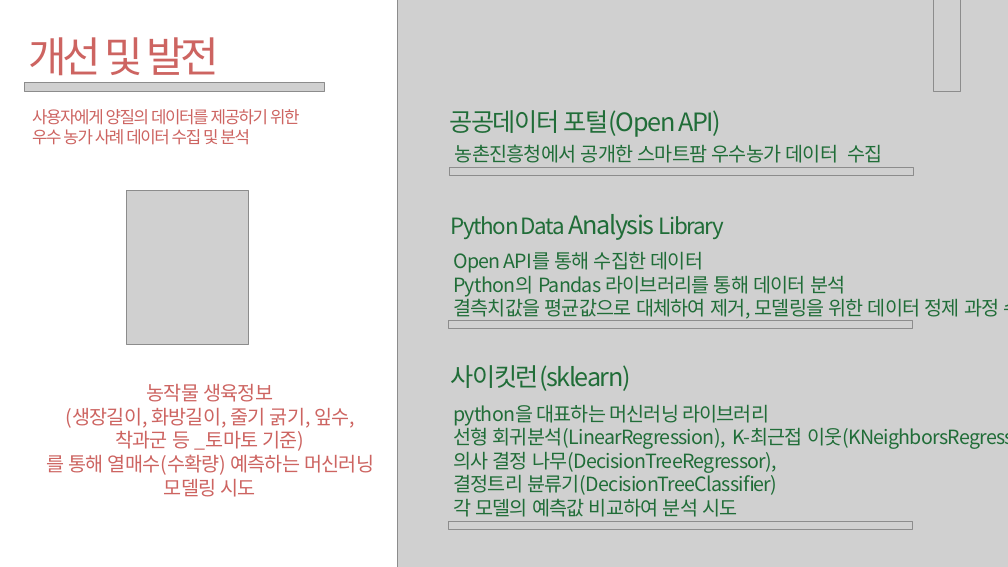
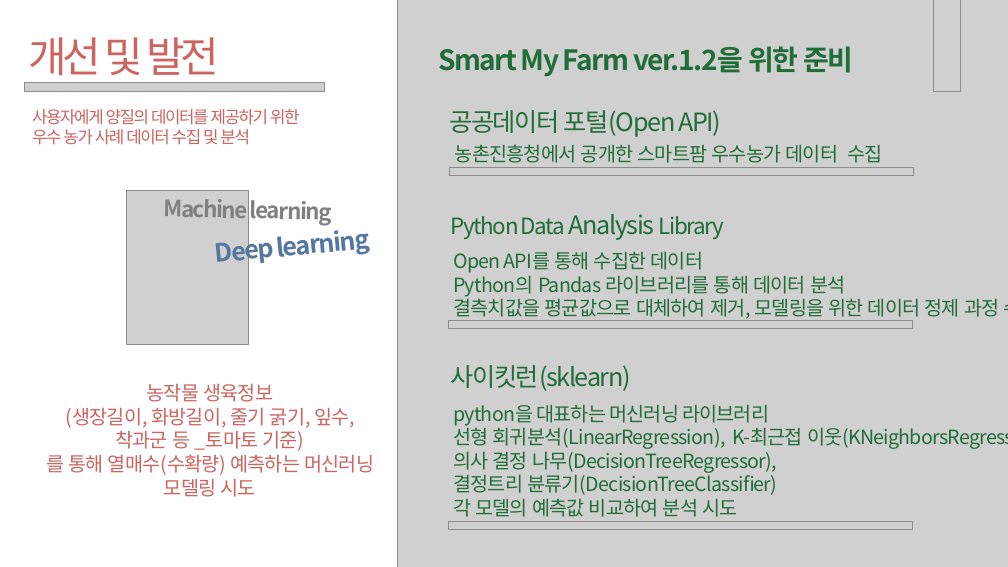
Before and after one commit to hanYijin/portfolio_2021, a slide deck: slide 28 of smartForm.pptx (slide 24 before the commit). Drawn at 1008x567 pixels with LibreOffice and Linux fonts; fonts in the diff are those of the drawing; grey boxes stand for pictures. Boxes give left, top, right and bottom in pixels: in the first picture for what was removed or moved away, otherwise in the second. Text is boxed around its words. In the diff, an @@ line names an element or a change of style, - is before the commit and + after.

Commit message:
smartmyfarm ppt 완료

```diff
--- a/smartForm.pptx
+++ b/smartForm.pptx
@@ text added at [438, 46, 854, 77], 40 pt, text #206D38, bold @@
+Smart My Farm ver.1.2을 위한 준비
@@ text added at [163, 199, 332, 226], 32 pt, text #808080, bold @@
+Machine learning
@@ text added at [208, 217, 408, 274], 36 pt, text #5377A1, bold @@
+Deep learning
```
Also in this commit, not shown: 8 other slides changed, 6 slides added, 4 slides removed, 3 other files.
